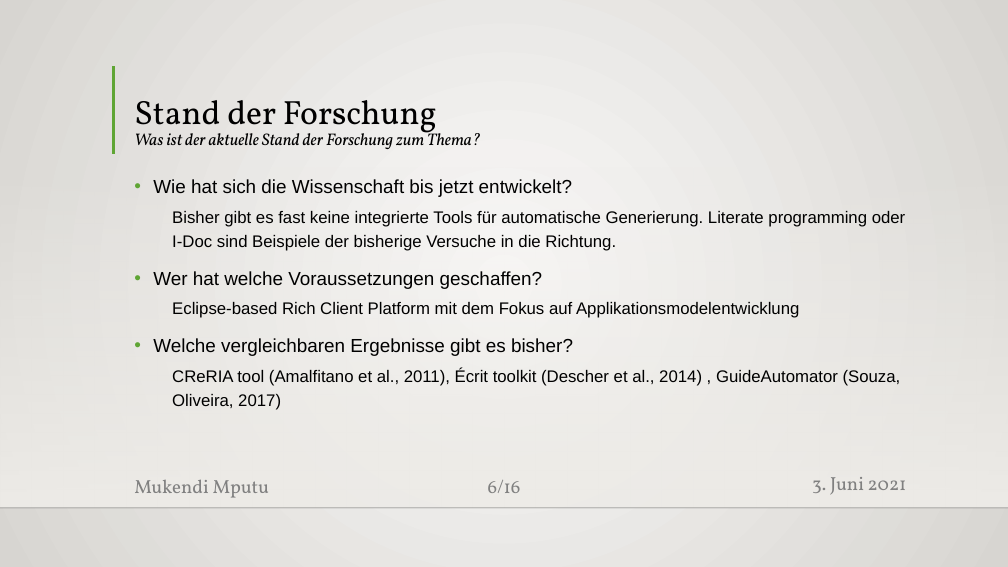
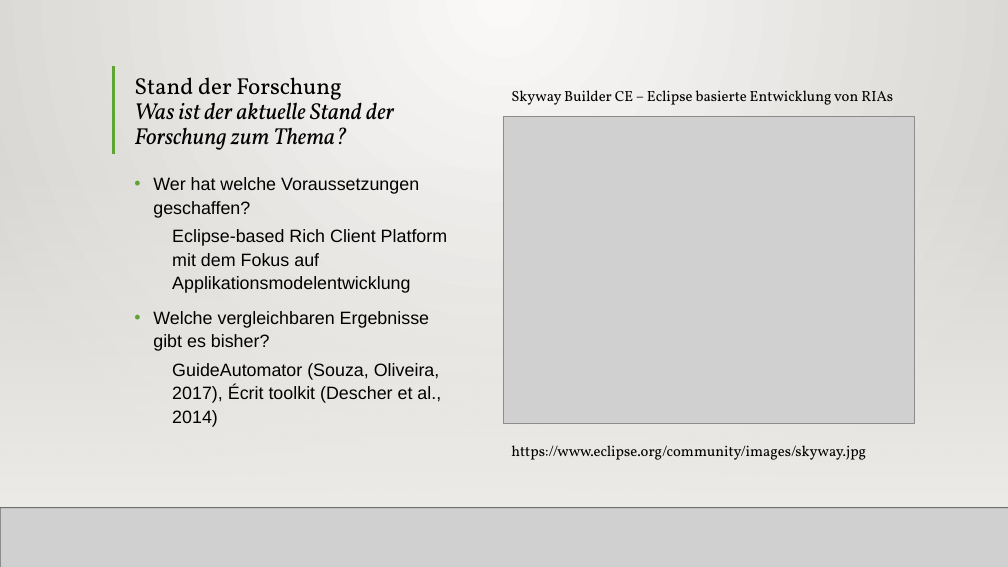
Before and after one commit to MukendiMputu/BachelorThesis, a slide deck: slide 5 of Proposalvortrag.pptx (slide 6 before the commit). Drawn at 1008x567 pixels with LibreOffice and Linux fonts; fonts in the diff are those of the drawing; grey boxes stand for pictures; background and template pictures are left out. Boxes give left, top, right and bottom in pixels: in the first picture for what was removed or moved away, otherwise in the second. Text is boxed around its words. In the diff, an @@ line names an element or a change of style, - is before the commit and + after.

```diff
--- a/Proposalvortrag.pptx
+++ b/Proposalvortrag.pptx
@@ rectangle added at (0,0,1008,567), fill gradient #FAFAF9 to #D7D5D2 @@
@@ title "Stand der Forschung Was ist ..." at (134,77,394,150): size 32 to 22 pt in "Stand der Forschung"; size 16 to 22 pt in "Was ist der aktuelle Stand der Forschung ..." @@
@@ picture added at (504,116,913,424) @@
@@ text added at (511,90,893,105), 14 pt, text #000000 @@
+Skyway Builder CE – Eclipse basierte Entwicklung von RIAs
@@ rectangle added at (0,166,1008,507), fill gradient #EDEBE7 @@
@@ text at (153,179,906,251): paragraphs removed @@
-• Wie hat sich die Wissenschaft bis jetzt entwickelt?
-  Bisher gibt es fast keine integrierte Tools für automatische Generierung. Literate programming oder I-Doc sind Beispiele der bisherige Versuche in die Richtung.
@@ text at (153,177,448,351): size 18 to 17 pt in "Wer hat welche Voraussetzungen geschaffen?", "Welche vergleichbaren Ergebnisse gibt es bisher?"; size 16 to 17 pt in "Eclipse-based Rich Client Platform mit dem Fokus ..."; line spacing 1.2 to 1.1 @@
@@ text at (172,363,441,427): text changed; size 16 to 17 pt @@
-  CReRIA tool (Amalfitano et al., 2011), Écrit toolkit (Descher et al., 2014) , GuideAutomator (Souza, Oliveira, 2017)
+  GuideAutomator (Souza, Oliveira, 2017), Écrit toolkit (Descher et al., 2014)
@@ text added at (511,445,866,460), 14 pt, text #000000 @@
+https://www.eclipse.org/community/images/skyway.jpg
@@ text at (812,477,907,495): text changed @@
-3. Juni 2021
+11. Juni 2021
@@ picture added at (0,507,1008,567) @@
@@ line added from (0, 508) to (1008, 508), #000001 1 pt @@
@@ page number at (488,480,521,493): text changed @@
-6/16
+5/16
```
Also in this commit, not shown: 10 other slides changed, 2 slides added, 2 slides removed, 1 other file.
